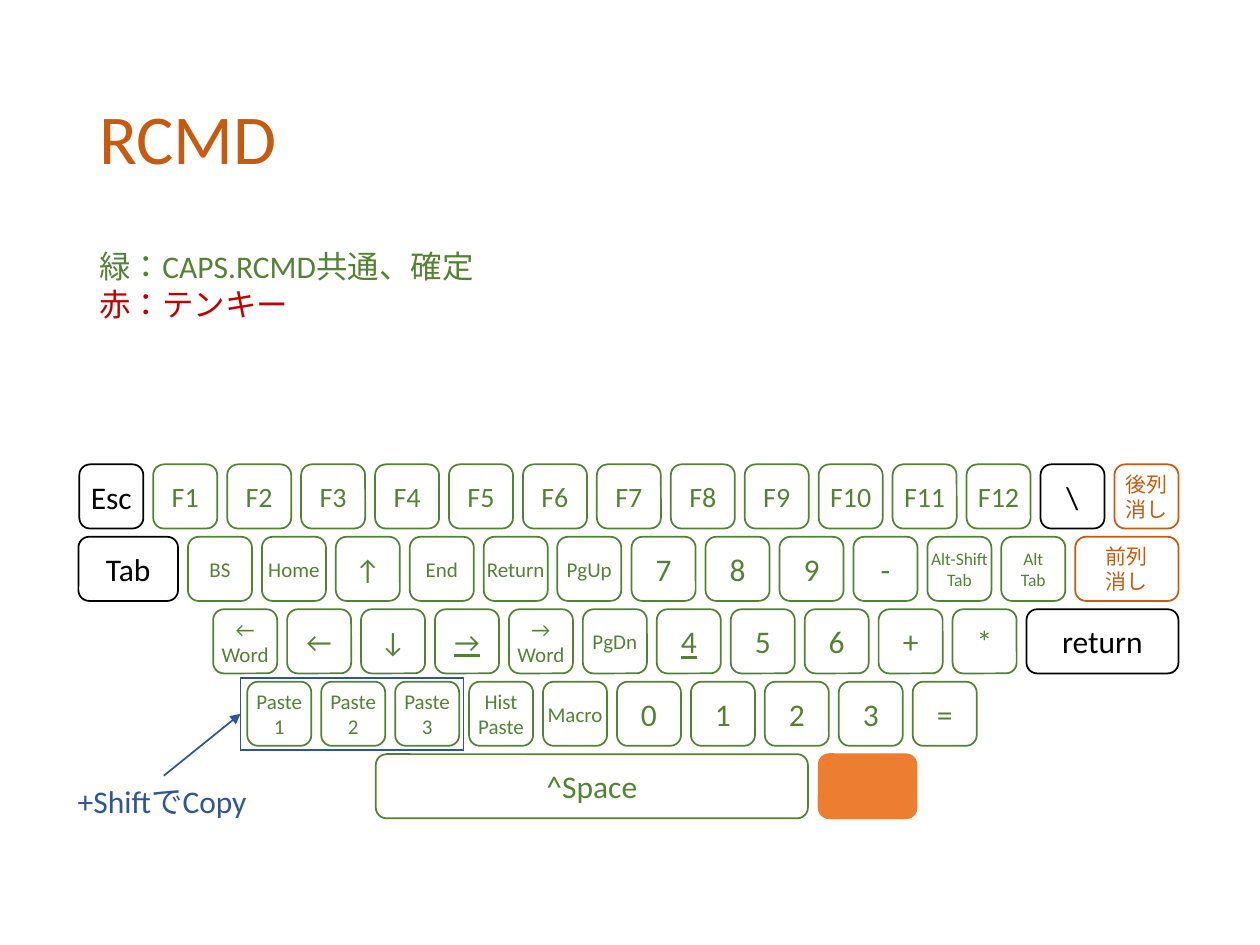
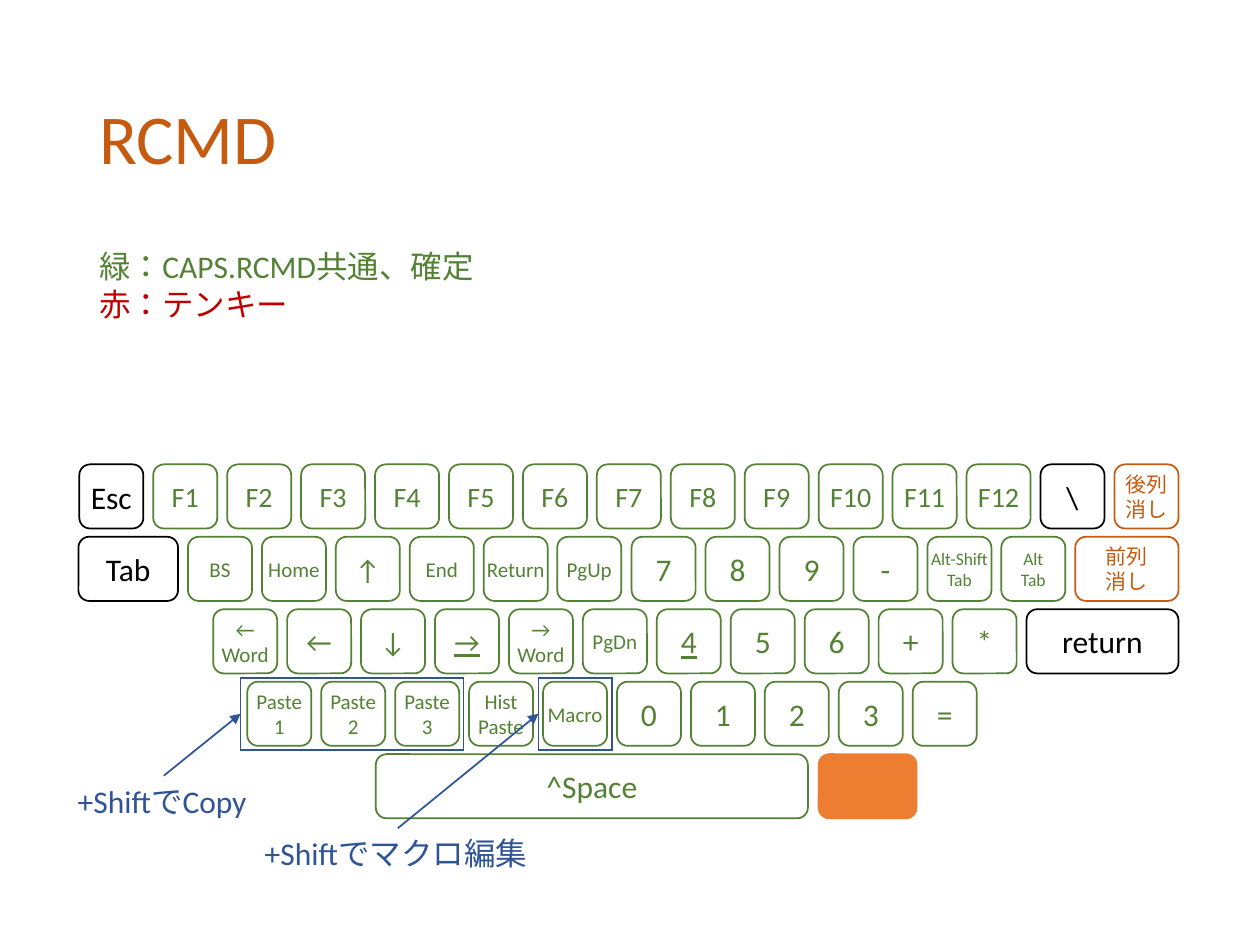
Before and after one commit to ittooo66/myAHK, a slide deck: slide 4 of MANUAL.pptx. Drawn at 1260x945 pixels with LibreOffice and Linux fonts; fonts in the diff are those of the drawing. Boxes give left, top, right and bottom in pixels: in the first picture for what was removed or moved away, otherwise in the second. Text is boxed around its words. In the diff, an @@ line names an element or a change of style, - is before the commit and + after.

```diff
--- a/MANUAL.pptx
+++ b/MANUAL.pptx
@@ rectangle added at [538, 678, 611, 750], outline #2F5597 1 pt @@
@@ arrow added from (398, 828) to (538, 713), #2F5597 1 pt @@
@@ text added at [265, 839, 527, 868], 18 pt, text #2F5597 @@
++Shiftでマクロ編集
```
Also in this commit, not shown: 1 other slide changed, 1 other file.
